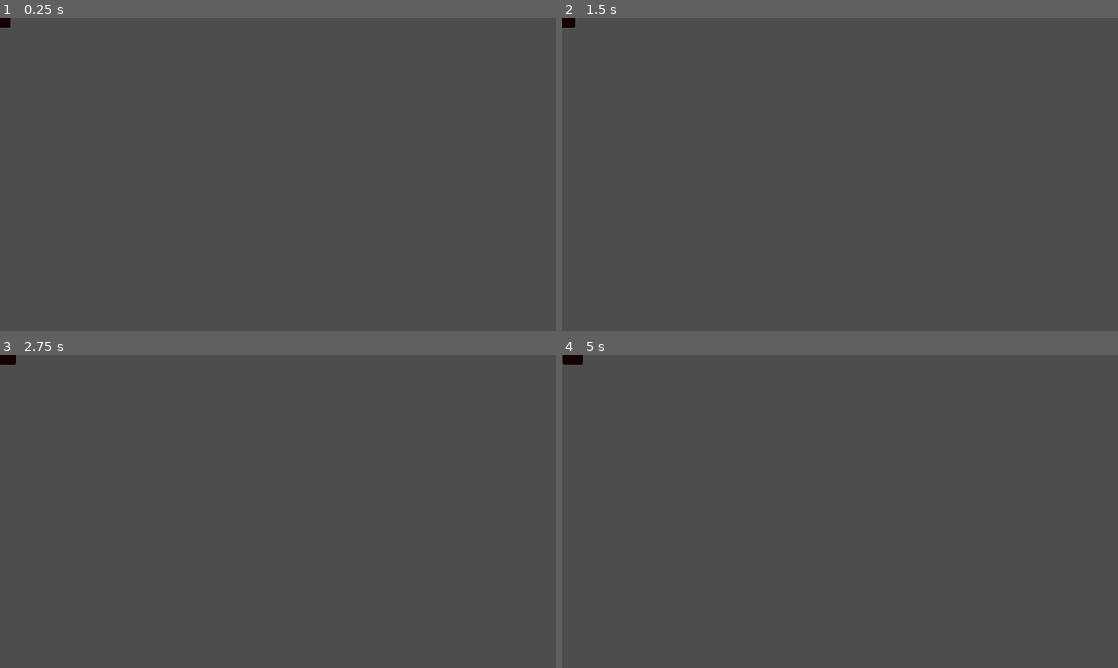
Above: before the commit, frames 1-4 (two rows, left to right).
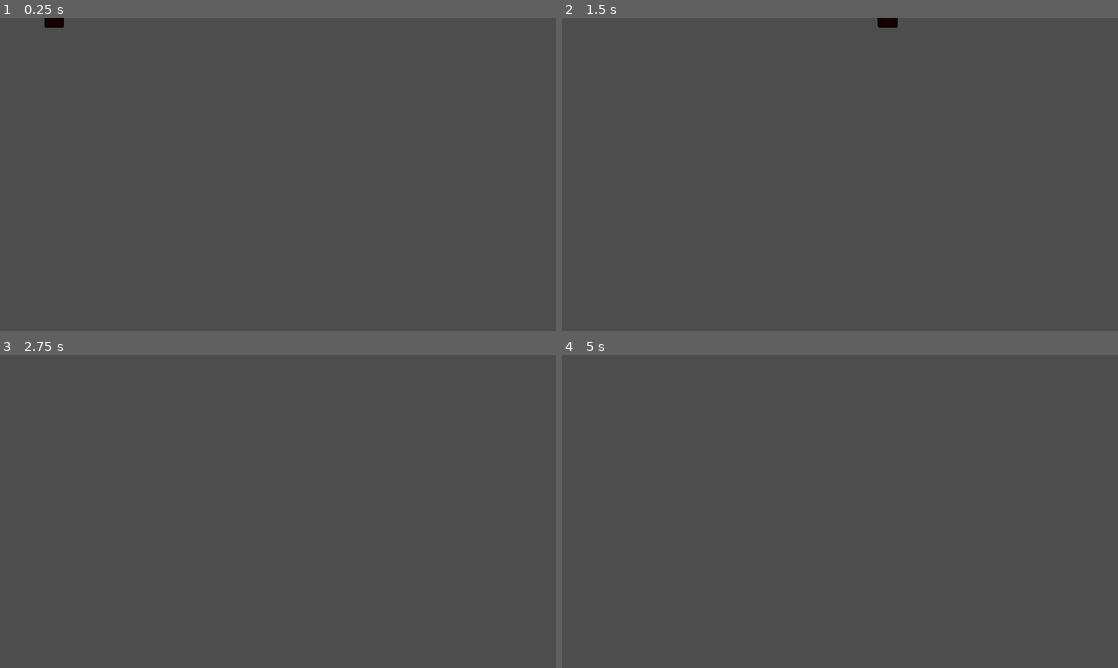
Above: after the commit, the same moments.

Repository: alexg-lviv/FruitTheNinja
Game: Godot game, scene res://src/Projectiles/Apple/Apple.tscn
The game is run twice, just before and just after one commit, with the same random seed, the same clock (stepped at 60 frames per second) and the same inputs. The project has no main scene, so this scene is started directly. The engine's default icon, where the game draws it, is replaced by a stand-in: a white triangle on a blue panel in a dark square.
Inputs:
- Up to frame 1 (0.25 s): no input
- Up to frame 2 (1.5 s): no input
- Up to frame 3 (2.75 s): no input
- Up to frame 4 (5 s): tap Enter at 3.5 s; tap Space at 4.25 s

The runs differ from the first frame. In frame 1, 0.2% of the frame differs, in the area x 0-12%, y 0-4%; in frame 2, 0.2%, in the area x 0-61%, y 0-4%; in frame 3, less than 0.1%; in frame 4, 0.1%.

Commit message:
Add banana projectile

Diff:
--- a/src/Projectiles/Apple/Apple.gd
+++ b/src/Projectiles/Apple/Apple.gd
@@ -1,4 +1 @@
 extends "res://src/Projectiles/Projectile.gd"
-
-func handle_logic():
-	print("I am an apple")
--- /dev/null
+++ b/src/Projectiles/Banana/Banana.gd
@@ -0,0 +1,19 @@
+extends "res://src/Projectiles/Projectile.gd"
+
+const TIME_TO_RETURN = 2.0
+
+var angle = 0
+var rotation_acceleration = -10.0
+
+var current_velocity = Vector2.ZERO
+
+func _ready():
+	super._ready()
+	angle = atan2(direction.y, direction.x)
+
+func update_position(delta):
+	current_velocity.x = speed * cos(angle) * clamp(TIME_TO_RETURN - elapsed_time, -1, 1)
+	current_velocity.y = speed * sin(angle) * clamp(TIME_TO_RETURN - elapsed_time, -1, 1)
+
+	position += current_velocity * delta
+	rotation += rotation_acceleration * delta
--- /dev/null
+++ b/src/Projectiles/Banana/Banana.tscn
@@ -0,0 +1,10 @@
+[gd_scene load_steps=3 format=3 uid="uid://bjrxlatq12cn"]
+
+[ext_resource type="PackedScene" uid="uid://vy6xu767jks6" path="res://src/Projectiles/Projectile.tscn" id="1_0slcs"]
+[ext_resource type="Script" path="res://src/Projectiles/Banana/Banana.gd" id="2_dbq6w"]
+
+[node name="Banana" instance=ExtResource("1_0slcs")]
+script = ExtResource("2_dbq6w")
+
+[node name="Sprite2D" parent="." index="1"]
+modulate = Color(0.858824, 0.698039, 0, 1)
--- a/src/Projectiles/Projectile.gd
+++ b/src/Projectiles/Projectile.gd
@@ -2,10 +2,13 @@
 
 const DAMAGE_COEFFICIENT = 0.1
 
-@export var speed = 5.0
+@export var speed = 500.0
 var damage = speed * DAMAGE_COEFFICIENT
 var direction = null
 var size = 1.0
+
+# For calculating trajectory based on elapsed time
+var elapsed_time = 0
 
 func _ready():
 	size = $CollisionShape2D.shape.radius
@@ -13,7 +16,7 @@
 		direction = Vector2.RIGHT
 
 func _process(delta):
-	pass
+	elapsed_time += delta
 
 func _physics_process(delta):
 	update_position(delta)
